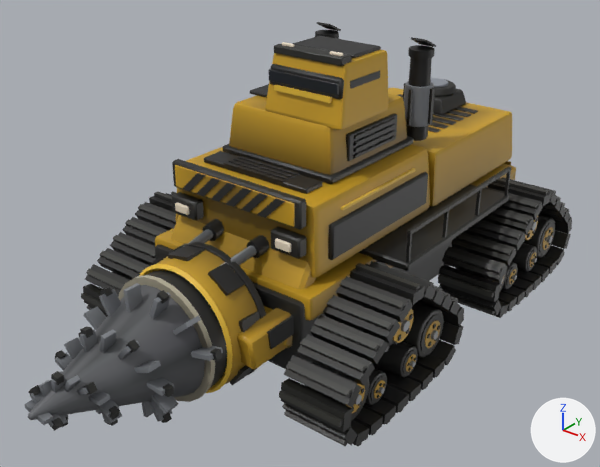
The glTF model assets/vehicles/ex_crawler_5.glb as it was, and as the next commit left it.
The view is the same before and after, from a 50 mm camera at (10.24, -14.56, 10.27) aimed at (0.28, -2.1, 2.55). Every picture has the same lights, and +X, +Y and +Z are marked at lower right. The picture after the commit comes second. Where no turn or scale is listed for an object, it has been applied to the vertices. Vertices at exactly the same position are counted once.
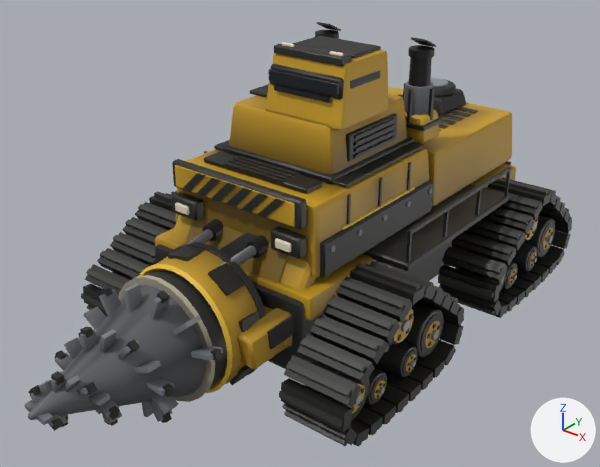
Location of each change, [x1, y1, x2, y2] in pixels of the pictures (600 x 467 px; the box of a moved part takes in the faces that stretch with it):
part 1 of me_mesh_0, added
    after: [407, 162, 411, 190]
part 2 of me_mesh_0, added
    after: [378, 177, 383, 207]
part 3 of me_mesh_0, added
    after: [347, 194, 351, 224]
part 4 of me_mesh_0, moved or reshaped
    before: [328, 172, 428, 260]
    after: [320, 180, 433, 278]
part 5 of me_mesh_0, moved or reshaped
    before: [341, 168, 415, 210]
    after: [341, 187, 415, 230]
part 6 of me_mesh_0, added
    after: [185, 219, 288, 283]
part 7 of me_mesh_0, added
    after: [332, 142, 424, 188]
part 8 of me_mesh_0, added (mostly hidden)
    after: [214, 140, 230, 151]
part 9 of me_mesh_0, added
    after: [405, 109, 439, 144]
part 10 of me_mesh_0, added
    after: [406, 117, 443, 131]
part 11 of me_mesh_0, added
    after: [220, 232, 257, 258]
part 12 of me_mesh_0, recoloured
    both: [167, 85, 444, 290]
part 13 of me_mesh_0, recoloured (darker)
    both: [274, 85, 332, 103]

The change, as a list of edits to the scene's bpy script:
```text
Change me_mesh_0:
    used by ob_mesh_0; location = (-3.57, 5.06, -1.39)
    remove me_mesh_0.from_pydata(...)  # 6035 vertices, 10716 faces; spans x 0.0..7.15, y -10.54..0.0, z 1.39..7.93
    add me_mesh_0.from_pydata(...)  # 6403 vertices, 11356 faces; spans x 0.0..7.15, y -10.54..0.0, z 1.39..7.93
    me_mesh_0 part 1: a new loose piece, a box spanning x 5.448..5.487, y -5.564..-5.499, z 4.806..5.443, in mat_dark
    me_mesh_0 part 2: a new loose piece, a box spanning x 5.448..5.487, y -6.643..-6.578, z 4.806..5.443, in mat_dark
    me_mesh_0 part 3: a new loose piece, a box spanning x 5.448..5.487, y -7.722..-7.657, z 4.806..5.443, in mat_dark
    me_mesh_0 part 4: the loose piece of 48 vertices spanning x 5.45..5.58, y -8.34..-4.88, z 4.31..5.06 is scaled about its middle by (1, 1.15, 1), then moved by (0.0, 0.0, -0.27)
    me_mesh_0 part 5: the loose piece of 8 vertices spanning x 5.44..5.49, y -7.91..-5.32, z 5.19..5.25 is moved by (0.02, 0.0, -0.42)
    me_mesh_0 part 6: a new loose piece of 32 vertices spanning x 2.3..4.85, y -9.17..-8.64, z 3.72..4.58, in mat_hull
    me_mesh_0 part 7: a new loose piece of 32 vertices spanning x 4.67..5.32, y -7.6..-4.71, z 5.51..5.59, in mat_trim
    me_mesh_0 part 8: a new loose piece of 32 vertices spanning x 1.83..2.48, y -7.6..-4.71, z 5.51..5.59, in mat_trim
    me_mesh_0 part 9: a new loose piece of 24 vertices spanning x 4.43..5.23, y -4.65..-3.86, z 5.51..6.13, in mat_hull
    me_mesh_0 part 10: a new loose piece of 24 vertices spanning x 4.41..5.25, y -4.67..-3.84, z 5.85..5.95, in mat_trim
    me_mesh_0 part 11: 8 vertices added at x 2.86..4.29, y -9.19..-8.66, z 3.74..4.59
    me_mesh_0 part 12: 789 kept faces spanning x 1.4..5.75, y -10.46..-0.35, z 1.64..7.78 get new vertex colours; the middle colour goes from yellow #b28b1e to yellow #a6821c
    me_mesh_0 part 13: 12 faces spanning x 3.43..4.8, y -7.45..-7.39, z 7.05..7.16 switch from mat_glow to mat_dark
    other edits to the shape of me_mesh_0 do not show in these pictures
```
